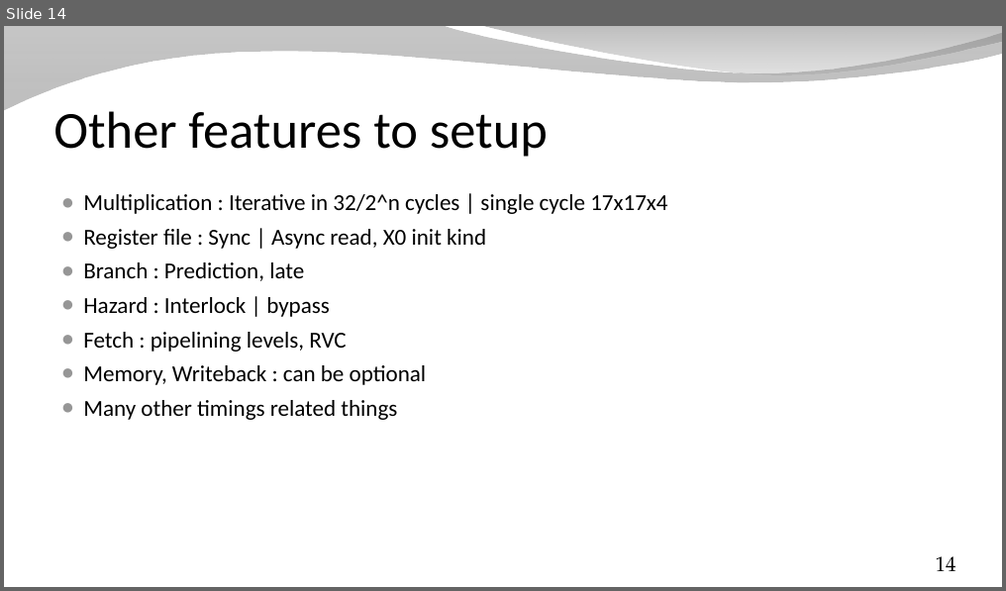
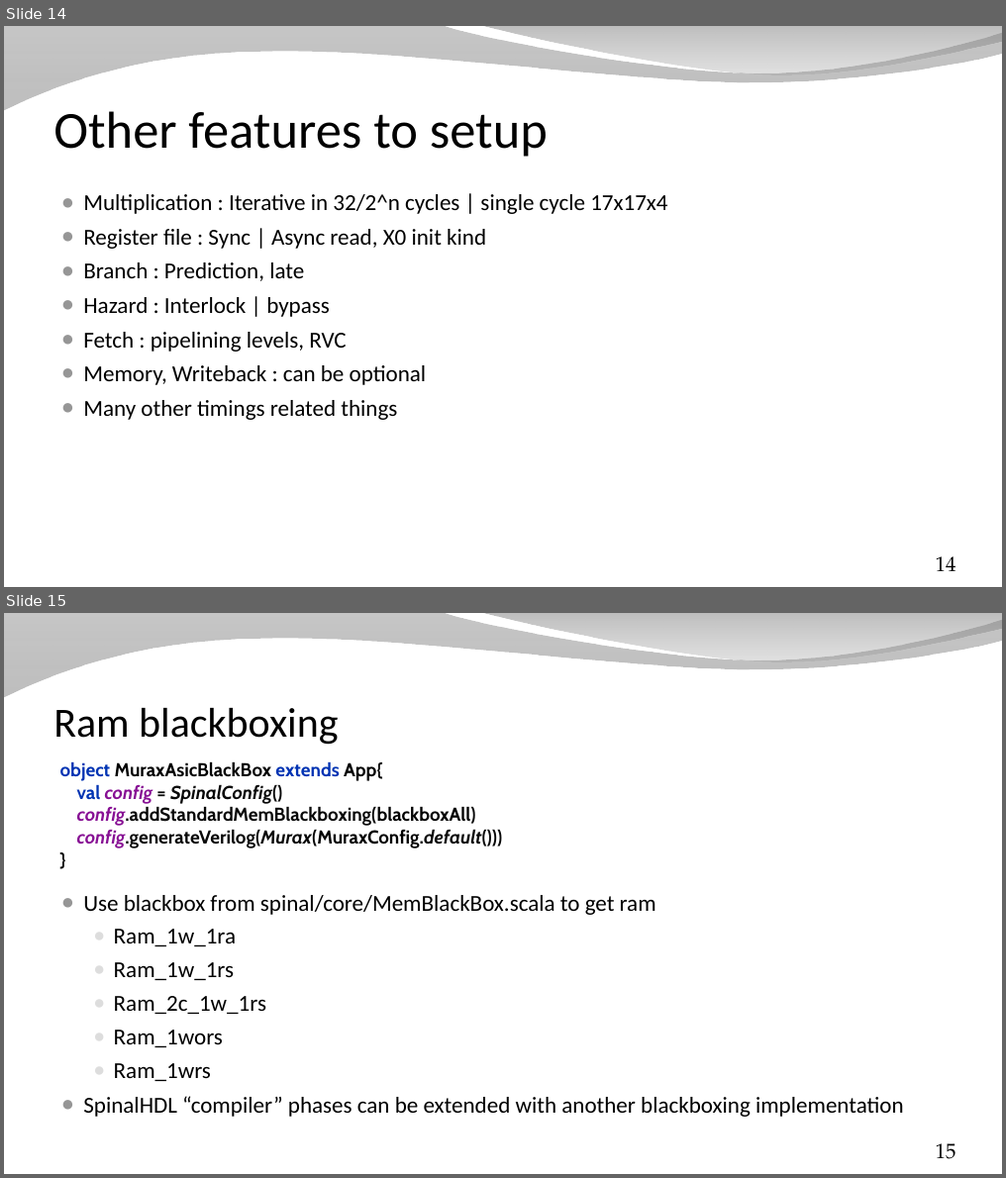
Before and after one commit to SpinalHDL/SpinalDoc, a slide deck: presentation/en/workshop/vexriscv.odp. Shown one above the other, each under a label of ours: slide 14 before the commit, slides 14 and 15 after it. The pictures are 1006x591 and 1006x1178 pixels, drawn with LibreOffice and Linux fonts; fonts in the diff are those of the drawing; background and template pictures are left out. Boxes give left, top, right and bottom in pixels: in the first picture for what was removed or moved away, otherwise in the second. Text is boxed around its words. In the diff, an @@ line names an element or a change of style, - is before the commit and + after.

```diff
--- a/presentation/en/workshop/vexriscv.odp
+++ b/presentation/en/workshop/vexriscv.odp
@@ slide 15 added at (4, 613, 1002, 1174), background picture (left out); not listed: 2 template elements that a slide beside it also shows @@
@@ title added at (54, 708, 338, 745), 40 pt, text #000000 @@
+Ram blackboxing
@@ text added at (60, 761, 503, 849), 18 pt, text #080808, bold @@
+object MuraxAsicBlackBox extends App{
+val config = SpinalConfig()
+config.addStandardMemBlackboxing(blackboxAll)
+config.generateVerilog(Murax(MuraxConfig.default()))
+}
@@ text added at (83, 895, 904, 1117), 22 pt, text #000000 @@
+● Use blackbox from spinal/core/MemBlackBox.scala to get ram
+  ● Ram_1w_1ra
+  ● Ram_1w_1rs
+  ● Ram_2c_1w_1rs
+  ● Ram_1wors
+  ● Ram_1wrs
+● SpinalHDL “compiler” phases can be extended with another blackboxing implementation
@@ page number added at (936, 1144, 956, 1159), 20 pt, text #000000 @@
+15
```
Also in this commit, not shown: 1 slide changed, 4 other files.
